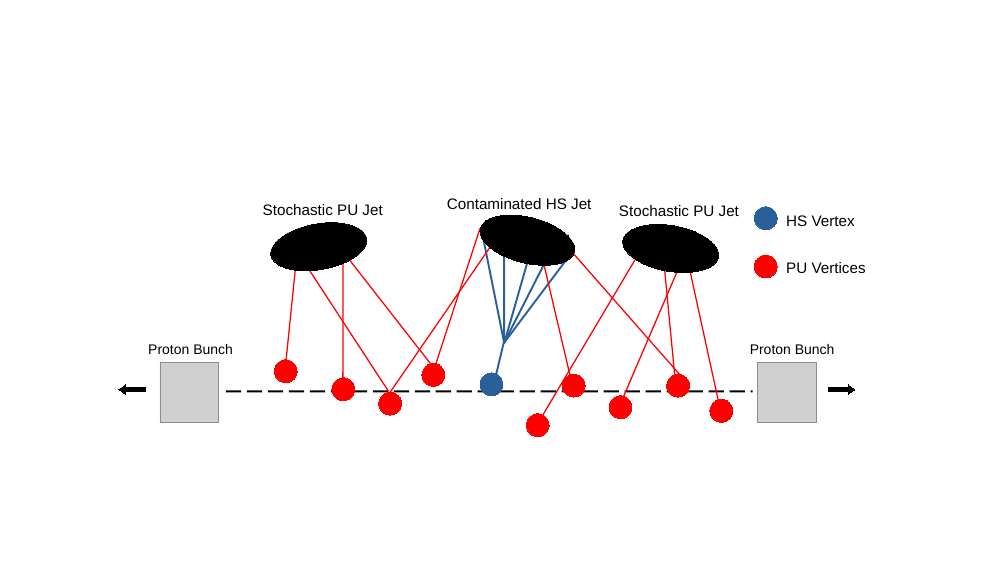
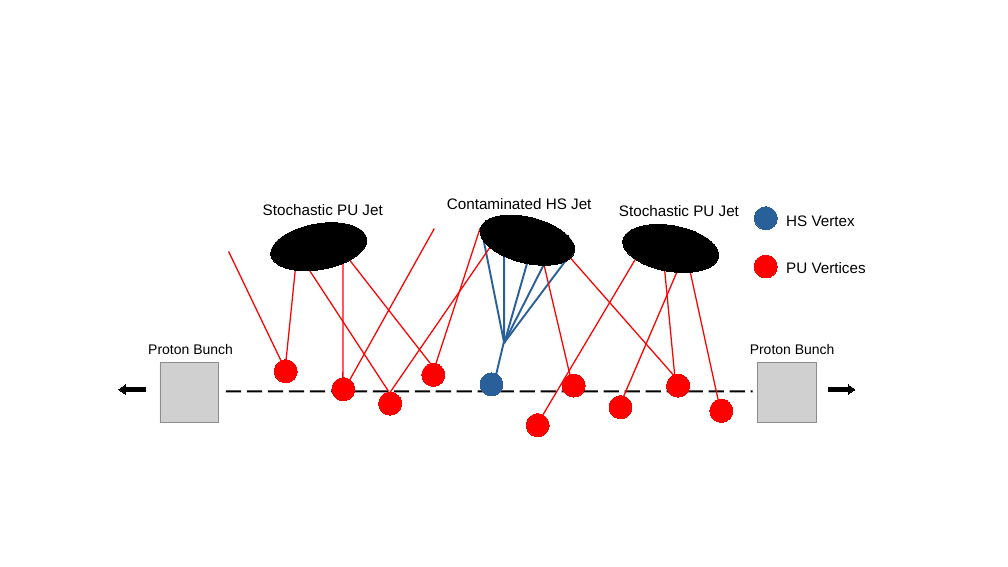
Before and after one commit to LukeV37/Pileup_Plotting, a slide deck: slide 1 of Fig1/pileup_graphic.odp. Drawn at 1008x567 pixels with LibreOffice and Linux fonts; fonts in the diff are those of the drawing; grey boxes stand for pictures. Boxes give left, top, right and bottom in pixels: in the first picture for what was removed or moved away, otherwise in the second. Text is boxed around its words. In the diff, an @@ line names an element or a change of style, - is before the commit and + after.

```diff
--- a/Fig1/pileup_graphic.odp
+++ b/Fig1/pileup_graphic.odp
@@ line added from (343, 392) to (434, 229), #FF0000 0.99 pt @@
@@ line added from (285, 370) to (229, 252), #FF0000 0.99 pt @@
@@ line moved from (686, 381) - (572, 252) to (682, 385) - (568, 255) @@
```
Also in this commit, not shown: 2 other files.
